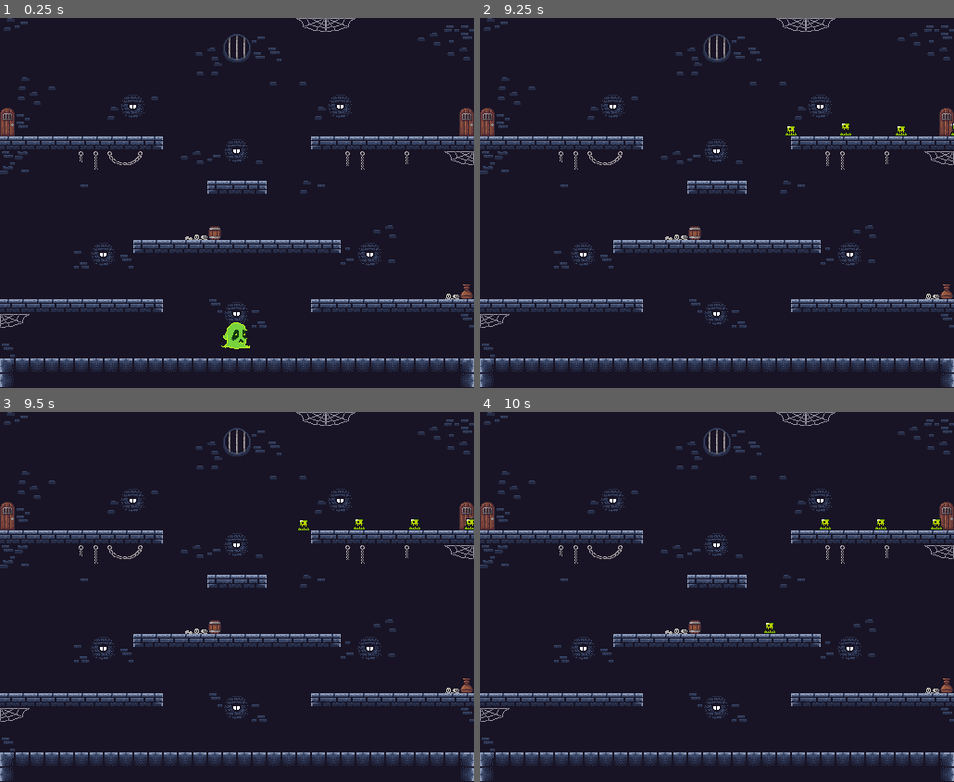
Above: before the commit, frames 1-4 (two rows, left to right).
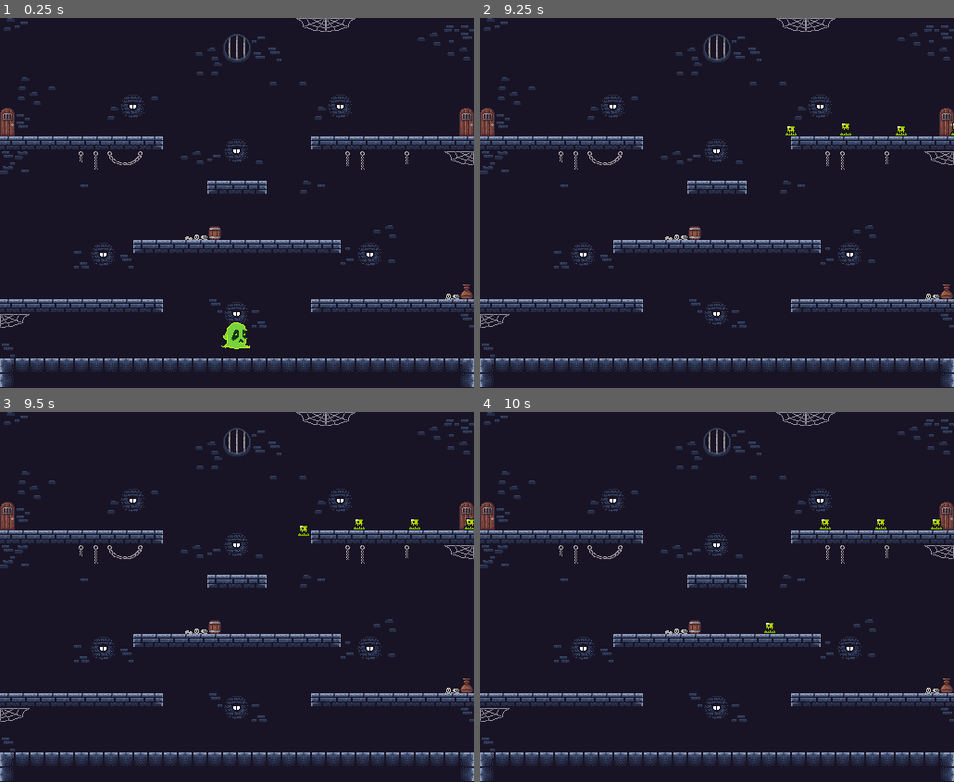
Above: after the commit, the same moments.

Repository: Iizakku/tiimi4_gamejam
Game: Godot game, scene res://Scenes/Levels/level.tscn
Same seed, same stepped clock (60 frames per second), same inputs: the game is played once before the commit and once after it.
Inputs:
- Up to frame 1 (0.25 s): no input
- Up to frame 2 (9.25 s): hold D (move_right) 0.53-2.03 s; tap Space (jump) at 0.77, 1.52, 3.02, 3.77, 4.52, 6.02, 6.77, 7.52, 9.02 s; hold Left (move_left) 2.03-2.78 s; hold D (move_right) 2.78-4.28 s; hold Left (move_left) 4.28-5.03 s; hold D (move_right) 5.03-5.78 s; hold Left (move_left) 5.78-7.28 s; hold D (move_right) from 7.28 s (still down)
- Up to frame 3 (9.5 s): keep holding D (move_right)
- Up to frame 4 (10 s): release D (move_right) at 9.53 s; hold Left (move_left) from 9.53 s (still down); tap Space (jump) at 9.77 s

Frames 1-2 are identical in both runs. In frame 3, less than 0.1% of the frame differs, in the area x 62-66%, y 29-34%; in frame 4, nothing differs.

Commit message:
Vihollisten muokkausta
Collision area, damage yms.

Diff:
--- a/gamejam/Code/Characters/enemy.gd
+++ b/gamejam/Code/Characters/enemy.gd
@@ -24,11 +24,9 @@
 func _on_area_2d_body_entered(body: Node2D) -> void:
 
 	if body is Player:
-		var y_delta = body.position.y - position.y
-		print("y_delta: ", y_delta)
-		if (y_delta < 0 ):
+		if body.velocity.y > 0:  # Player is falling down
 			print("Destroy enemy")
-			take_damage(1)  #Voi muokata kuinka paljon damagee vihollinen ottaa
+			take_damage(1)
 			body.jump()
 		else:
 			print("Decrease players health")
@@ -52,3 +50,7 @@
 		print("coin_scene is not set!")
 
 	call_deferred("queue_free")
+
+
+func _on_area_2d_2_body_entered(body: Node2D) -> void:
+	pass # Replace with function body.
--- a/gamejam/Scenes/Characters/enemy.tscn
+++ b/gamejam/Scenes/Characters/enemy.tscn
@@ -44,11 +44,14 @@
 }]
 
 [sub_resource type="CapsuleShape2D" id="CapsuleShape2D_b1c4r"]
-radius = 1.9999971
-height = 15.999981
+radius = 3.9999957
+height = 13.999983
 
 [sub_resource type="RectangleShape2D" id="RectangleShape2D_gwe5h"]
-size = Vector2(16, 13)
+size = Vector2(16, 5)
+
+[sub_resource type="RectangleShape2D" id="RectangleShape2D_ixshx"]
+size = Vector2(16, 9)
 
 [node name="Enemy" type="RigidBody2D"]
 physics_material_override = SubResource("PhysicsMaterial_b1c4r")
@@ -63,14 +66,23 @@
 autoplay = "idle"
 
 [node name="CollisionShape2D2" type="CollisionShape2D" parent="."]
-position = Vector2(0, 10)
+position = Vector2(1.8626451e-09, 8.000001)
 rotation = -1.5723352
 shape = SubResource("CapsuleShape2D_b1c4r")
 
 [node name="Area2D" type="Area2D" parent="."]
 
 [node name="CollisionShape2D" type="CollisionShape2D" parent="Area2D"]
-position = Vector2(0, 5.5)
+position = Vector2(0, 0.5)
 shape = SubResource("RectangleShape2D_gwe5h")
+debug_color = Color(0, 0.64929855, 0.16138288, 0.41960785)
+
+[node name="Area2D2" type="Area2D" parent="."]
+
+[node name="CollisionShape2D" type="CollisionShape2D" parent="Area2D2"]
+position = Vector2(0, 7.5)
+shape = SubResource("RectangleShape2D_ixshx")
+debug_color = Color(0.99982554, 0, 0.11539257, 0.41960785)
 
 [connection signal="body_entered" from="Area2D" to="." method="_on_area_2d_body_entered"]
+[connection signal="body_entered" from="Area2D2" to="." method="_on_area_2d_2_body_entered"]
--- a/gamejam/Scenes/Levels/level.tscn
+++ b/gamejam/Scenes/Levels/level.tscn
@@ -1,13 +1,10 @@
-[gd_scene load_steps=7 format=3 uid="uid://jaex2211lmyr"]
+[gd_scene load_steps=6 format=3 uid="uid://jaex2211lmyr"]
 
 [ext_resource type="PackedScene" uid="uid://b6cv6tuwyibfu" path="res://Scenes/Characters/player.tscn" id="1_f1n8c"]
 [ext_resource type="PackedScene" uid="uid://cbo465hxsmq2e" path="res://Scenes/Levels/tilemap.tscn" id="1_lkqqh"]
 [ext_resource type="PackedScene" uid="uid://b1a41irx2li62" path="res://Scenes/Characters/enemy_2.tscn" id="2_7x7pb"]
 [ext_resource type="PackedScene" uid="uid://b87gsptlg5d6w" path="res://Scenes/Characters/enemy.tscn" id="3_yjxcc"]
-[ext_resource type="PackedScene" uid="uid://bxqokwuh0cjou" path="res://Scenes/Levels/coin.tscn" id="5_tq1so"]
 [ext_resource type="Script" uid="uid://dgng7n1wow7rl" path="res://Code/Level/spawner.gd" id="6_rv5g2"]
-[ext_resource type="PackedScene" uid="uid://bxqokwuh0cjou" path="res://Code/Level/coin.tscn" id="5_tq1so"]
-[ext_resource type="Script" path="res://Code/Level/spawner.gd" id="6_rv5g2"]
 
 [node name="Level" type="Node2D"]
 
Not shown: 1 places in gamejam/Scenes/Characters/enemy.tscn that only renumber resources
